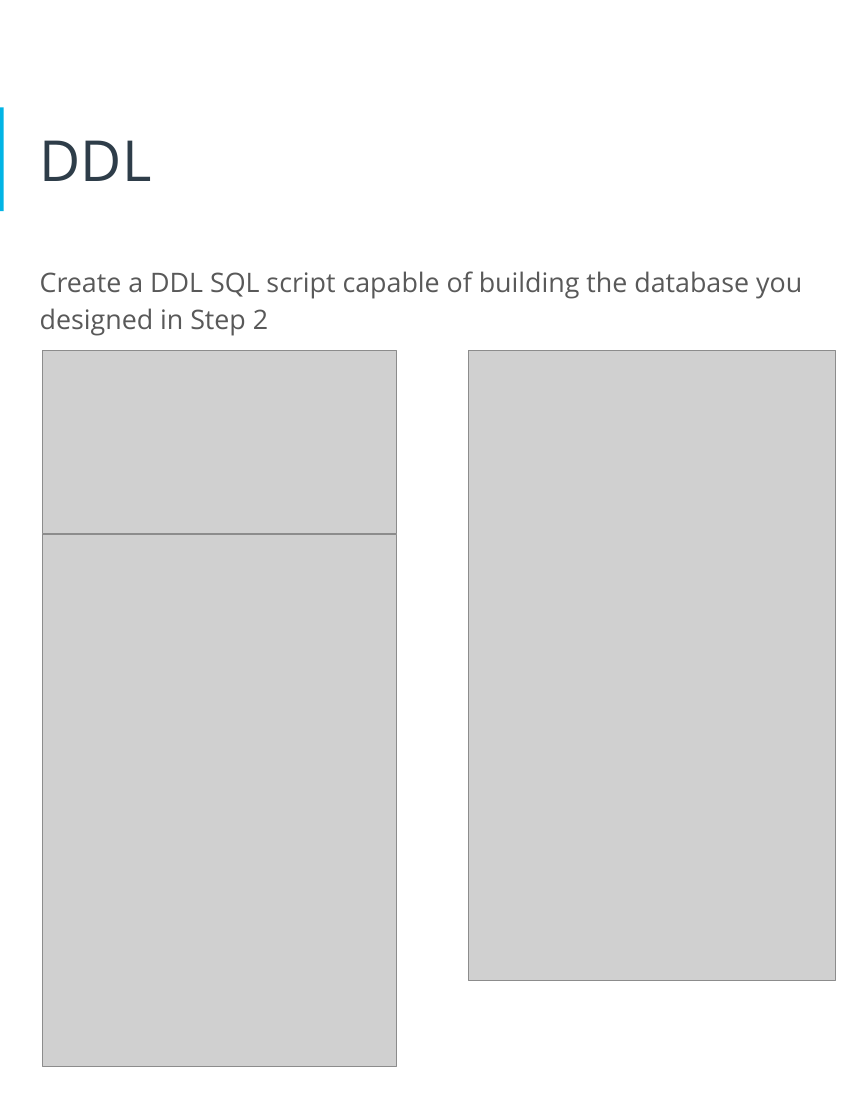
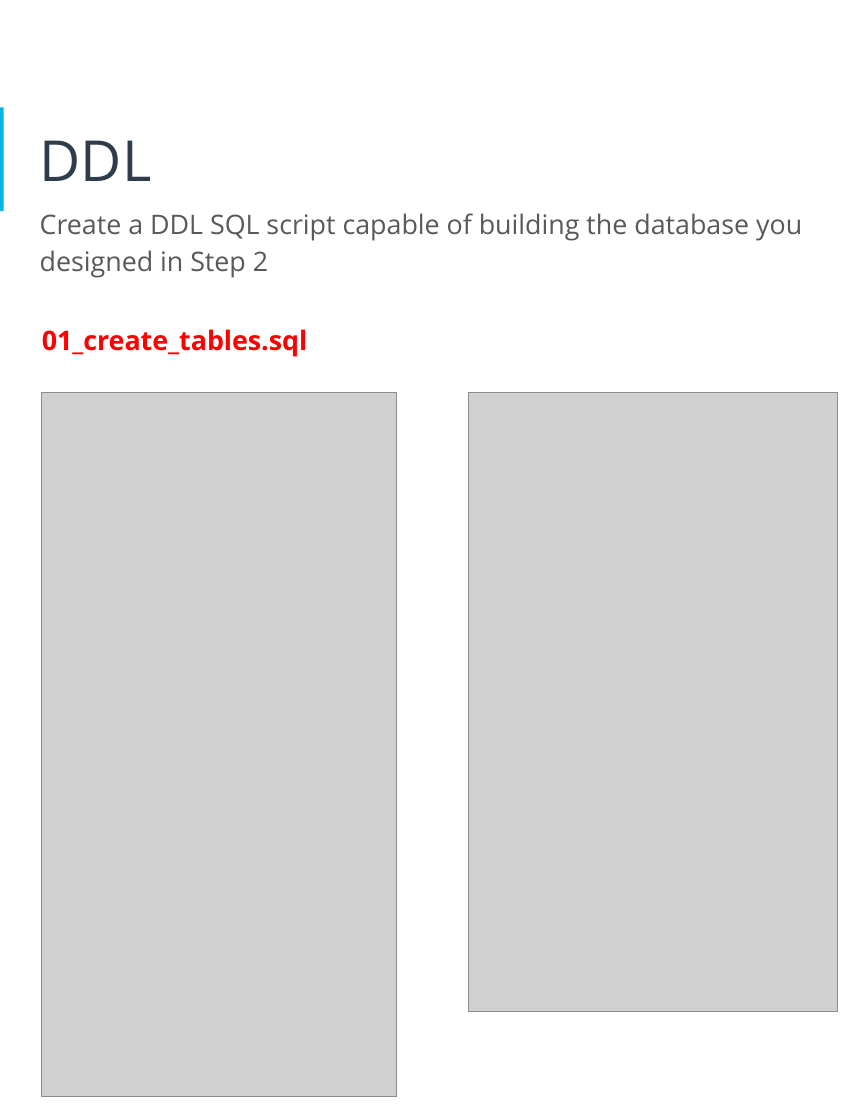
Before and after one commit to SwimLane2/udacity-ai-masters, a slide deck: slide 17 of Modules/03-Data-Architect/projects/Project 1 - Human Resources Database Design/report/HR_Database_Design_Project_Arjun_Avalakki_Mohan.pptx. Drawn at 865x1120 pixels with LibreOffice and Linux fonts; fonts in the diff are those of the drawing; grey boxes stand for pictures. Boxes give left, top, right and bottom in pixels: in the first picture for what was removed or moved away, otherwise in the second. Text is boxed around its words. In the diff, an @@ line names an element or a change of style, - is before the commit and + after.

```diff
--- a/Modules/03-Data-Architect/projects/Project 1 - Human Resources Database Design/report/HR_Database_Design_Project_Arjun_Avalakki_Mohan.pptx
+++ b/Modules/03-Data-Architect/projects/Project 1 - Human Resources Database Design/report/HR_Database_Design_Project_Arjun_Avalakki_Mohan.pptx
@@ text "Create a DDL SQL script ...": place and size @@
-text "Create a DDL SQL script ..." at (40, 271, 802, 336)
+text "Create a DDL SQL script ..." at (40, 213, 802, 278)
@@ text added at (42, 329, 308, 357), 19 pt, text #FF0000, bold @@
+01_create_tables.sql
@@ picture removed at (43, 350, 396, 533) @@
@@ picture: place and size @@
-picture at (43, 533, 396, 1065)
+picture at (42, 392, 396, 1095)
@@ picture: place and size @@
-picture at (469, 350, 835, 980)
+picture at (469, 392, 839, 1011)
```
Also in this commit, not shown: 1 slide added, 2 other files.
